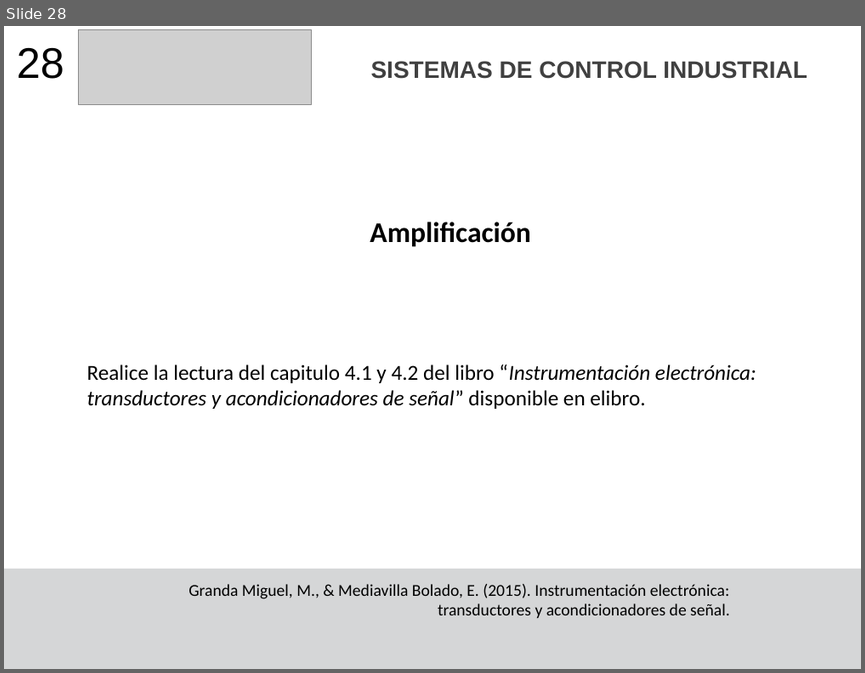
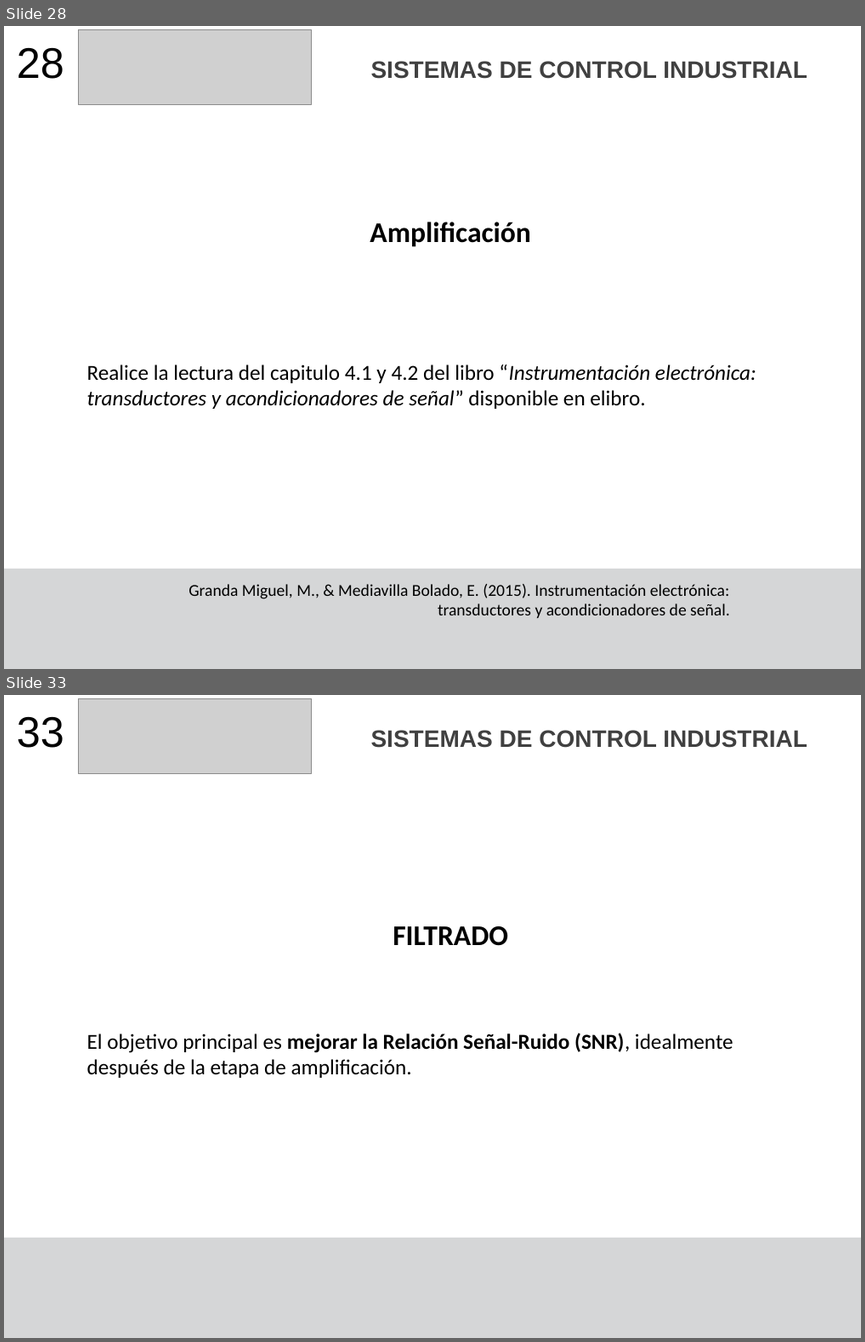
Before and after one commit to F4bian1012/Sistemas_De_Contro_Industrial, a slide deck: Lesson_5-6/Acondicionamiento_Señales.pptx. Shown one above the other, each under a label of ours: slide 28 before the commit, slides 28 and 33 after it; the slides between them are not shown. The pictures are 865x673 and 865x1342 pixels, drawn with LibreOffice and Linux fonts; fonts in the diff are those of the drawing; grey boxes stand for pictures. Boxes give left, top, right and bottom in pixels: in the first picture for what was removed or moved away, otherwise in the second. Text is boxed around its words. In the diff, an @@ line names an element or a change of style, - is before the commit and + after.

```diff
--- a/Lesson_5-6/Acondicionamiento_Señales.pptx
+++ b/Lesson_5-6/Acondicionamiento_Señales.pptx
@@ slide 33 added at box(4, 695, 861, 1338), background #FFFFFF; not listed: 1 template element that a slide beside it also shows @@
@@ text added at box(17, 716, 64, 748), 36 pt, text #000000 @@
+33
@@ picture added at box(79, 699, 312, 774) @@
@@ text added at box(371, 730, 807, 748), 20 pt, text #404040, bold @@
+SISTEMAS DE CONTROL INDUSTRIAL
@@ title added at box(392, 926, 508, 946), 24 pt, text #000000, bold @@
+FILTRADO
@@ text added at box(87, 1032, 733, 1077), 18 pt, text #000000 @@
+El objetivo principal es mejorar la Relación Señal-Ruido (SNR), idealmente después de la etapa de amplificación.
```
Also in this commit, not shown: 2 slides changed, 20 other slides added, 4 other files.
